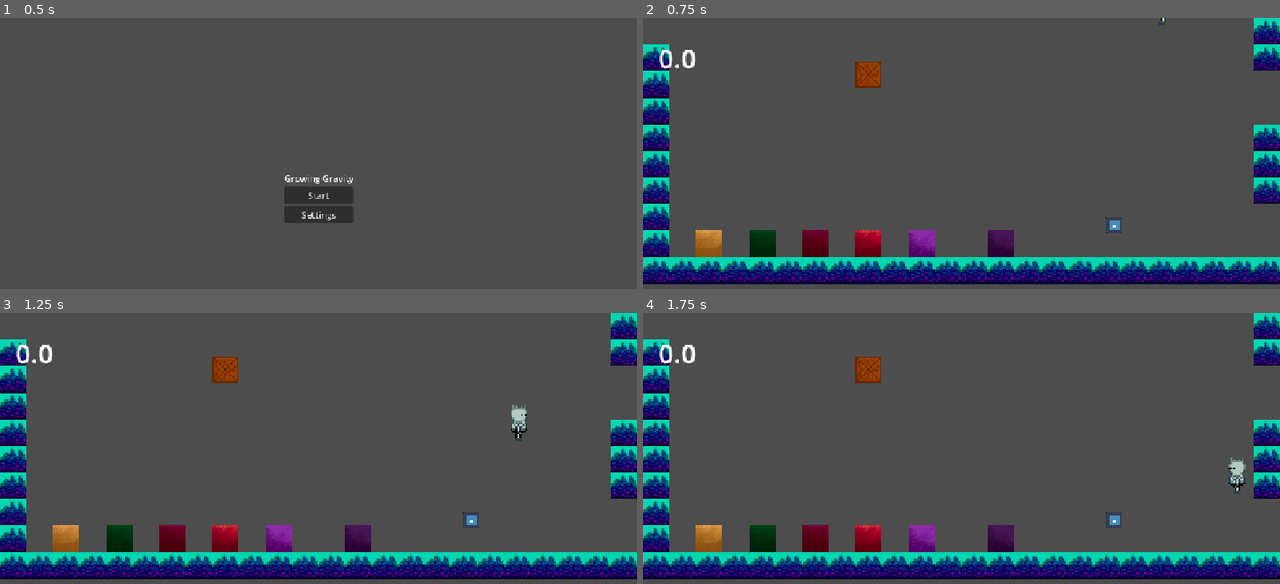
Above: before the commit, frames 1-4 (two rows, left to right).
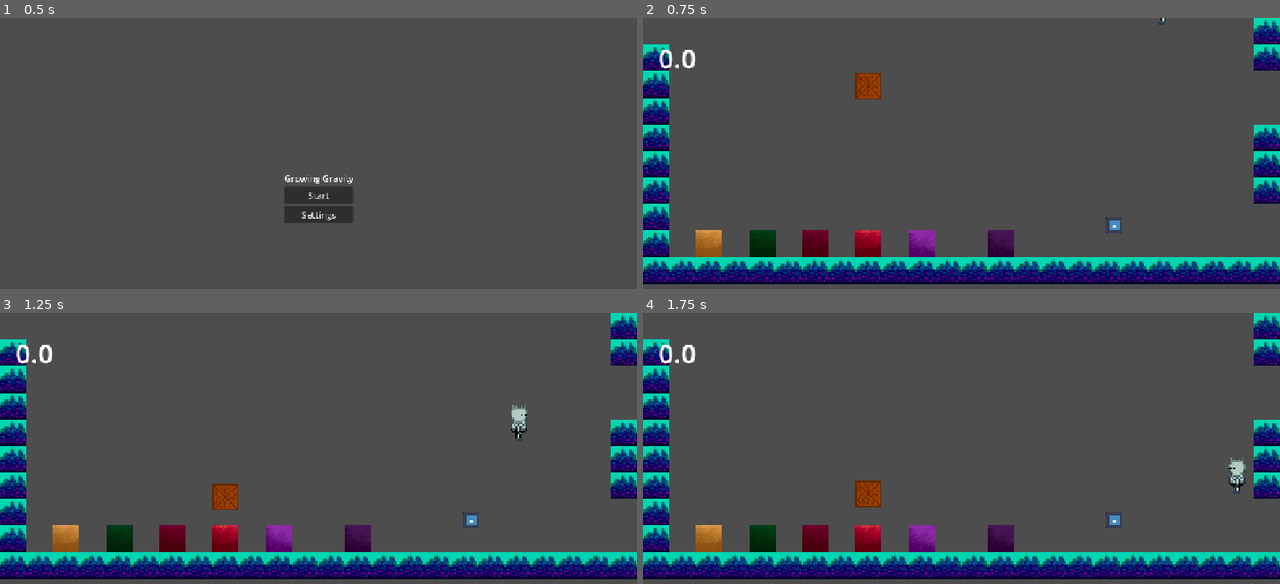
Above: after the commit, the same moments.

Repository: karelisso/R7L_fe
Game: Godot game, scene res://scenes/main_menu.tscn
Same seed, same stepped clock (60 frames per second), same inputs: the game is played once before the commit and once after it. The engine's default icon, where the game draws it, is replaced by a stand-in: a white triangle on a blue panel in a dark square.
Inputs:
- Up to frame 1 (0.5 s): no input
- Up to frame 2 (0.75 s): click "Start" at 0.5 s
- Up to frame 3 (1.25 s): no input
- Up to frame 4 (1.75 s): hold Right (right) from 1.28 s (still down); tap Space (jump) at 1.35, 1.52 s

Frame 1 is identical in both runs. In frame 2, 0.4% of the frame differs, in the area x 33-38%, y 16-30%; in frame 3, 0.8%; in frame 4, 0.8%, in the area x 33-38%, y 16-72%.

Commit message:
spawn anywhere

Diff:
--- a/levels/box.gd
+++ b/levels/box.gd
@@ -1 +1,10 @@
 extends CharacterBody2D
+var gravity: float
+func _physics_process(delta: float) -> void:
+	if not is_on_floor():
+		velocity.y += gravity
+	if Input.is_action_just_pressed("jump"):
+		velocity.y = -100
+	move_and_slide()
+func SetGravity(f:float):
+	gravity = f
--- a/levels/lvl1.tscn
+++ b/levels/lvl1.tscn
@@ -6,6 +6,7 @@
 [ext_resource type="Script" uid="uid://ckyoe5ncvriam" path="res://scripts/area_2d.gd" id="3_u44n3"]
 [ext_resource type="PackedScene" uid="uid://c6toiscbxbouq" path="res://scenes/spring.tscn" id="4_wg0iv"]
 [ext_resource type="Texture2D" uid="uid://cdybxtew17txu" path="res://textures/WeightingDownCompanionCube.png" id="5_bnw0w"]
+[ext_resource type="Script" uid="uid://0tc5o6nhi0pj" path="res://levels/box.gd" id="6_l8ly6"]
 
 [sub_resource type="TileSetAtlasSource" id="TileSetAtlasSource_sb48q"]
 texture = ExtResource("1_xkndl")
@@ -138,16 +139,18 @@
 [node name="Spring" parent="." unique_id=911301289 instance=ExtResource("4_wg0iv")]
 position = Vector2(284, 125)
 
-[node name="Box" type="Node2D" parent="." unique_id=2124977626]
+[node name="Box" type="Node2D" parent="." unique_id=2124977626 groups=["weighted"]]
 position = Vector2(136, 34)
 
-[node name="CharacterBody2D" type="CharacterBody2D" parent="." unique_id=1191963949]
+[node name="CharacterBody2D" type="CharacterBody2D" parent="Box" unique_id=1191963949 groups=["weighted"]]
+position = Vector2(-136, -34)
 collision_layer = 3
+script = ExtResource("6_l8ly6")
 
-[node name="Sprite2D" type="Sprite2D" parent="CharacterBody2D" unique_id=820378083]
+[node name="Sprite2D" type="Sprite2D" parent="Box/CharacterBody2D" unique_id=820378083]
 position = Vector2(136, 34)
 texture = ExtResource("5_bnw0w")
 
-[node name="CollisionShape2D" type="CollisionShape2D" parent="CharacterBody2D" unique_id=1762889554]
+[node name="CollisionShape2D" type="CollisionShape2D" parent="Box/CharacterBody2D" unique_id=1762889554]
 position = Vector2(136, 34)
 shape = SubResource("RectangleShape2D_13qdw")
